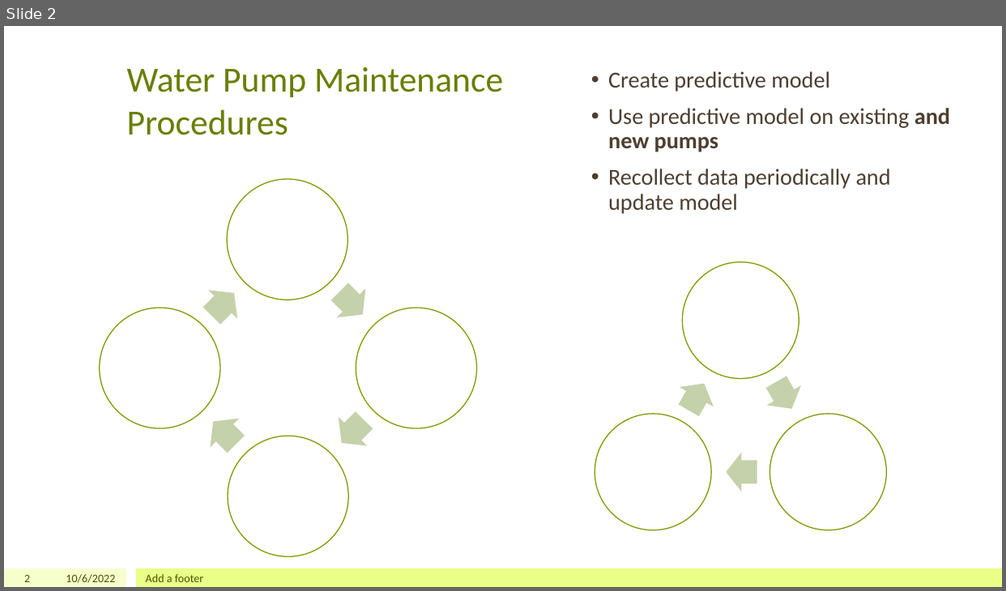
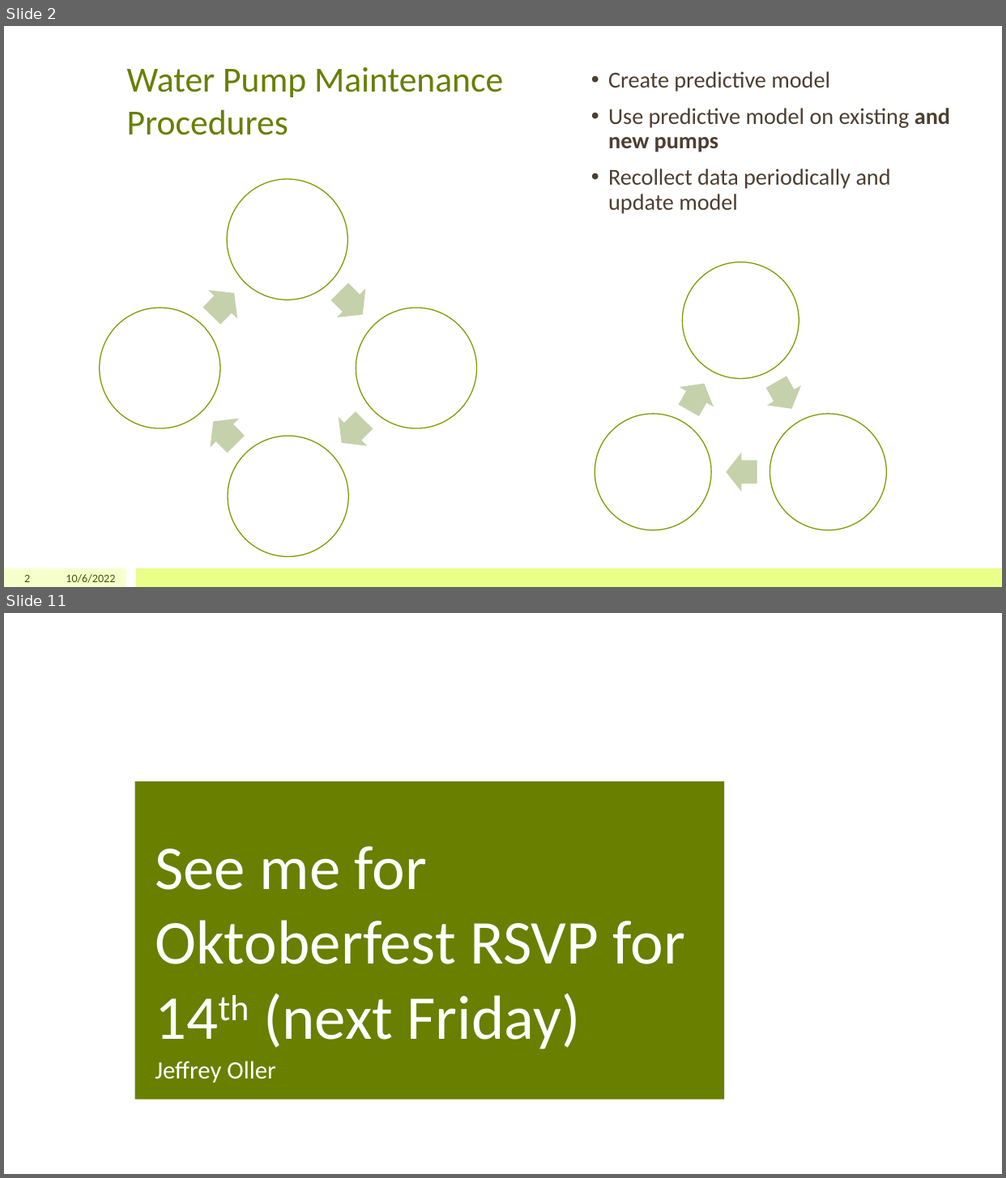
Before and after one commit to jeffreytoller/Project-3, a slide deck: A Data Science Approach to Maintaining Water Sources.pptx. Shown one above the other, each under a label of ours: slide 2 before the commit, slides 2 and 11 after it; the slides between them are not shown. The pictures are 1006x591 and 1006x1178 pixels, drawn with LibreOffice and Linux fonts; fonts in the diff are those of the drawing; background and template pictures are left out. Boxes give left, top, right and bottom in pixels: in the first picture for what was removed or moved away, otherwise in the second. Text is boxed around its words. In the diff, an @@ line names an element or a change of style, - is before the commit and + after.

```diff
--- a/A Data Science Approach to Maintaining Water Sources.pptx
+++ b/A Data Science Approach to Maintaining Water Sources.pptx
@@ slide 11 added at <box>4,613,1002,1174</box>, background #FFFFFF @@
@@ rectangle added at <box>135,781,724,1100</box>, fill #688000 @@
@@ title added at <box>155,846,685,1050</box>, 60 pt, text #FFFFFF @@
+See me for Oktoberfest RSVP for 14th (next Friday)
@@ text added at <box>155,1061,276,1083</box>, 24 pt, text #FFFFFF @@
+Jeffrey Oller
@@ slide 2 changed as well @@
@@ text removed at <box>146,574,203,582</box> @@
-Add a footer
```
Also in this commit, not shown: 8 other slides changed, 1 other slide added, 2 slides removed, 4 other files.
